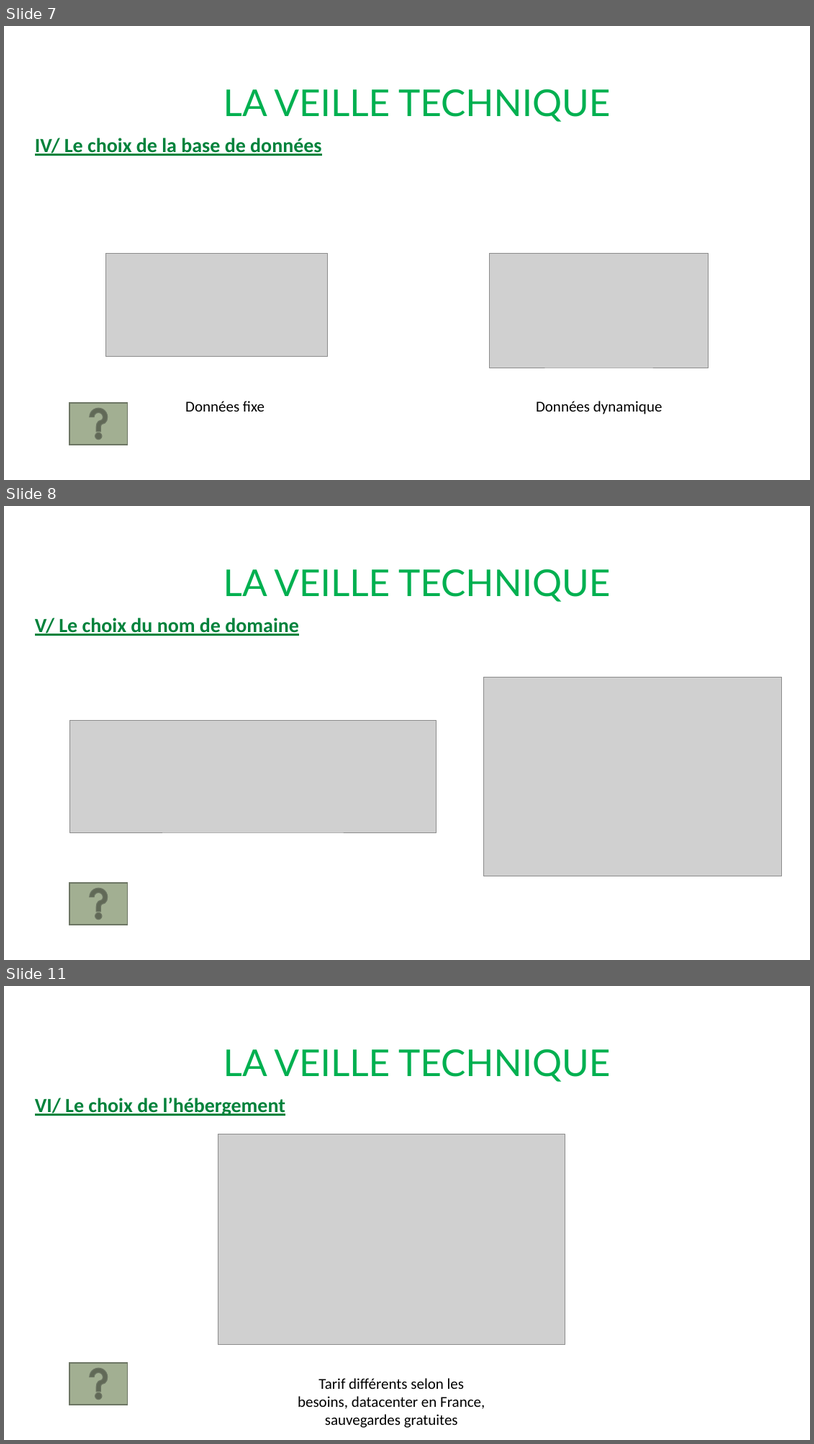
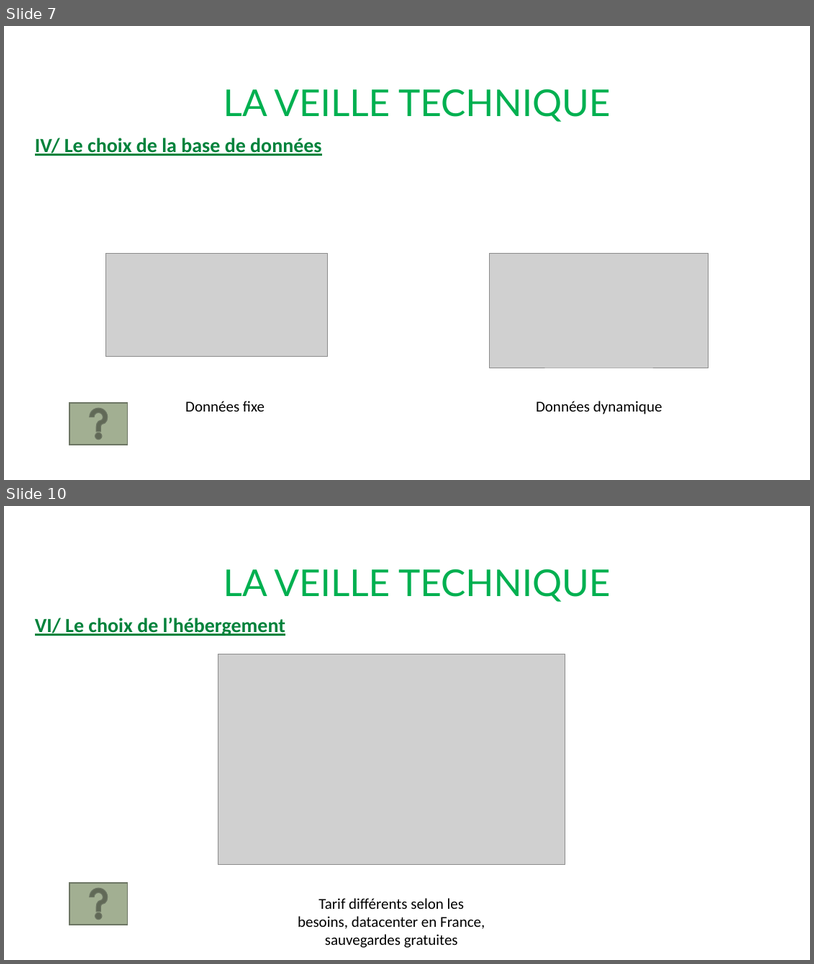
Before and after one commit to VinceDS99/Projet-4-Qwenta, a slide deck: Veille technique - Qwenta.pptx. Shown one above the other, each under a label of ours: slides 7, 8 and 11 before the commit, slides 7 and 10 after it; the slides between them are not shown. The pictures are 814x1444 and 814x964 pixels, drawn with LibreOffice and Linux fonts; fonts in the diff are those of the drawing; grey boxes stand for pictures. Boxes give left, top, right and bottom in pixels: in the first picture for what was removed or moved away, otherwise in the second. Text is boxed around its words. In the diff, an @@ line names an element or a change of style, - is before the commit and + after.

Commit message:
Ajout Power Point outil de gestion de projet et solution technique

```diff
--- a/Veille technique - Qwenta.pptx
+++ b/Veille technique - Qwenta.pptx
@@ slide 8 removed at box(4, 506, 810, 960), background #FFFFFF @@
@@ text removed at box(224, 569, 611, 602) @@
-LA VEILLE TECHNIQUE
@@ text removed at box(35, 618, 299, 636) @@
-V/ Le choix du nom de domaine
@@ picture removed at box(484, 677, 782, 875) @@
@@ picture removed at box(70, 720, 437, 832) @@
@@ action button help removed at box(70, 883, 127, 924) @@
@@ what was slide 11 is now slide 10 @@
```
Also in this commit, not shown: 2 slides changed, 4 other files.
